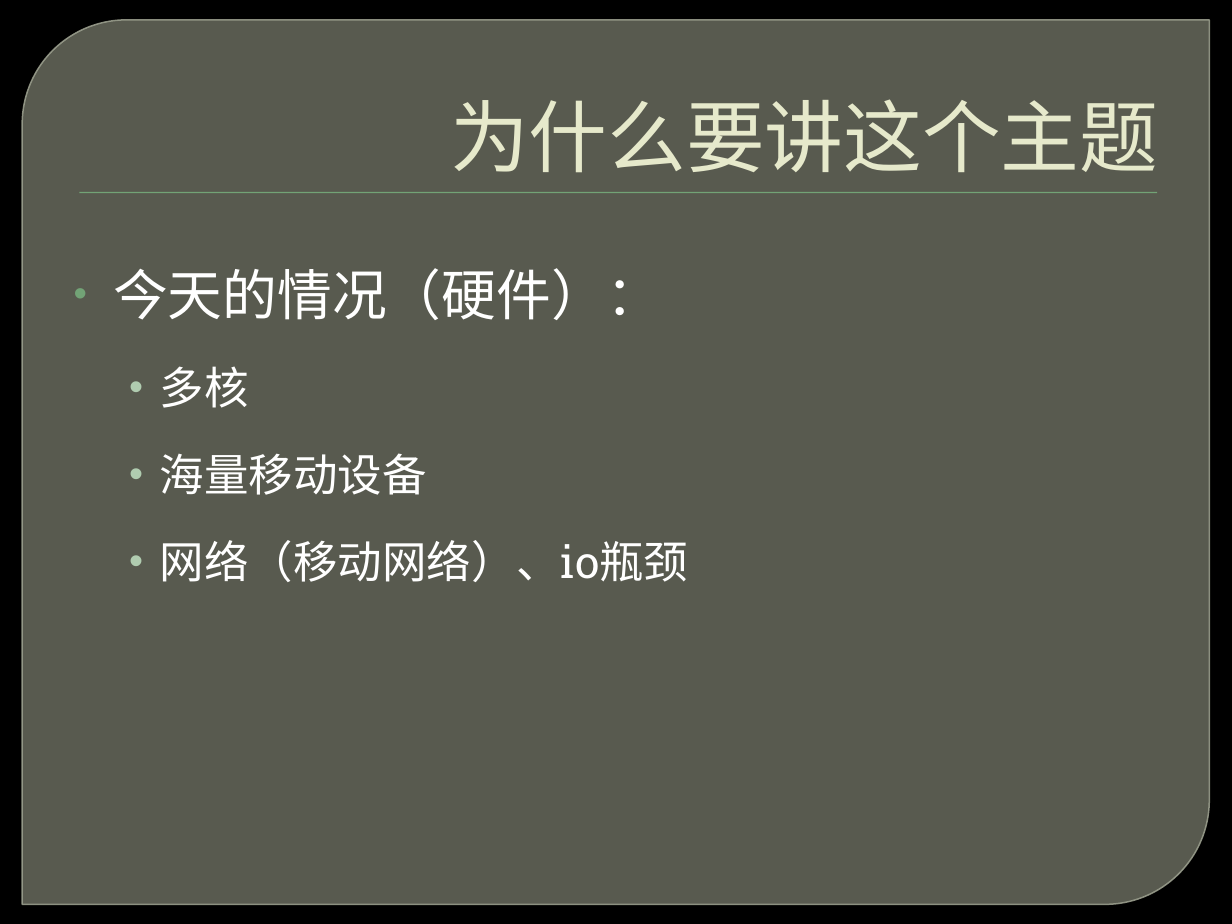
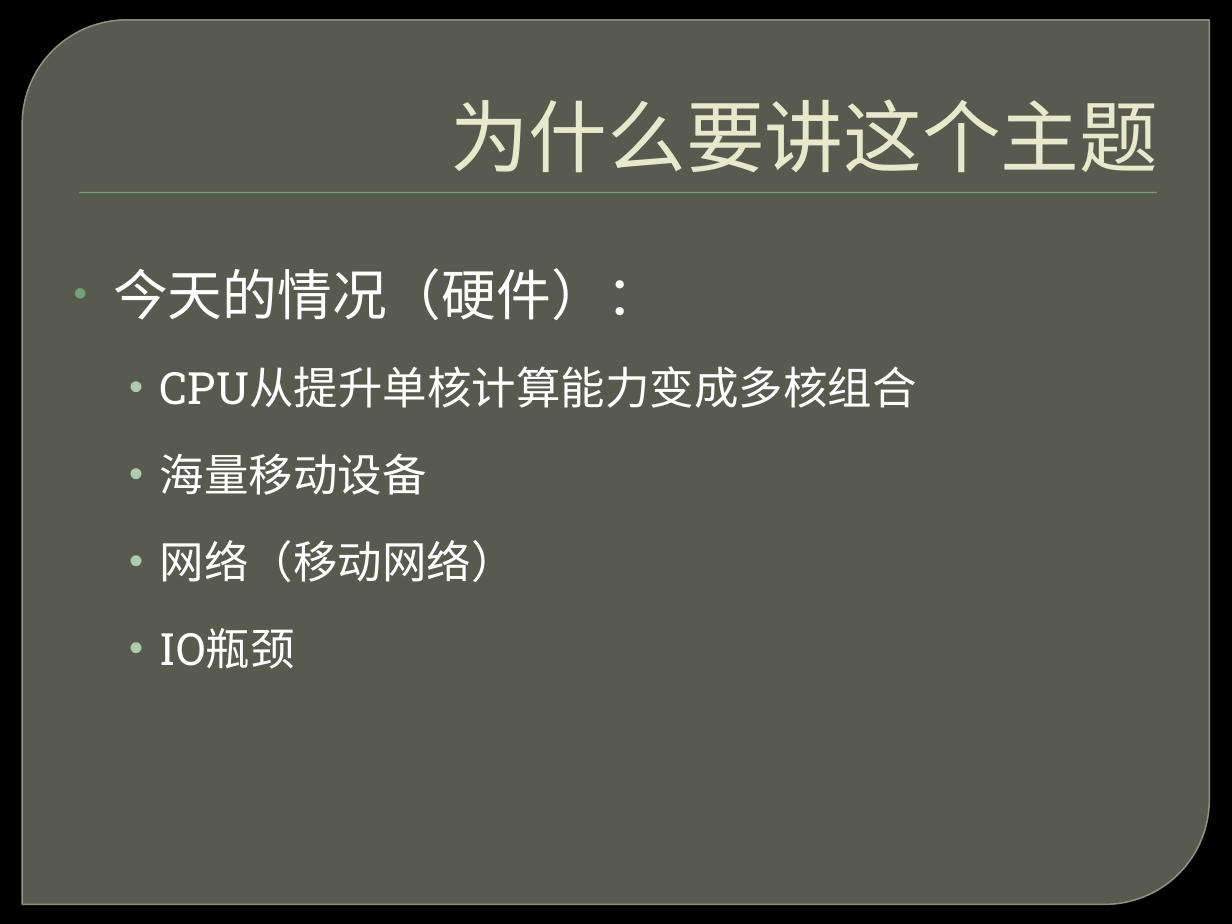
Before and after one commit to ghj1976/lecture, a slide deck: slide 2 of 并发不等于并行/并发不等于并行.pptx. Drawn at 1232x924 pixels with LibreOffice and Linux fonts; fonts in the diff are those of the drawing; background and template pictures are left out. Boxes give left, top, right and bottom in pixels: in the first picture for what was removed or moved away, otherwise in the second. Text is boxed around its words. In the diff, an @@ line names an element or a change of style, - is before the commit and + after.

```diff
--- a/并发不等于并行/并发不等于并行.pptx
+++ b/并发不等于并行/并发不等于并行.pptx
@@ text at (x1=160, y1=366, x2=917, y2=408): text changed @@
-  • 多核
+  • CPU从提升单核计算能力变成多核组合
@@ text at (x1=160, y1=540, x2=516, y2=669): text changed @@
-  • 网络（移动网络）、io瓶颈
+  • 网络（移动网络）
+  • IO瓶颈
```
Also in this commit, not shown: 10 other slides changed.
